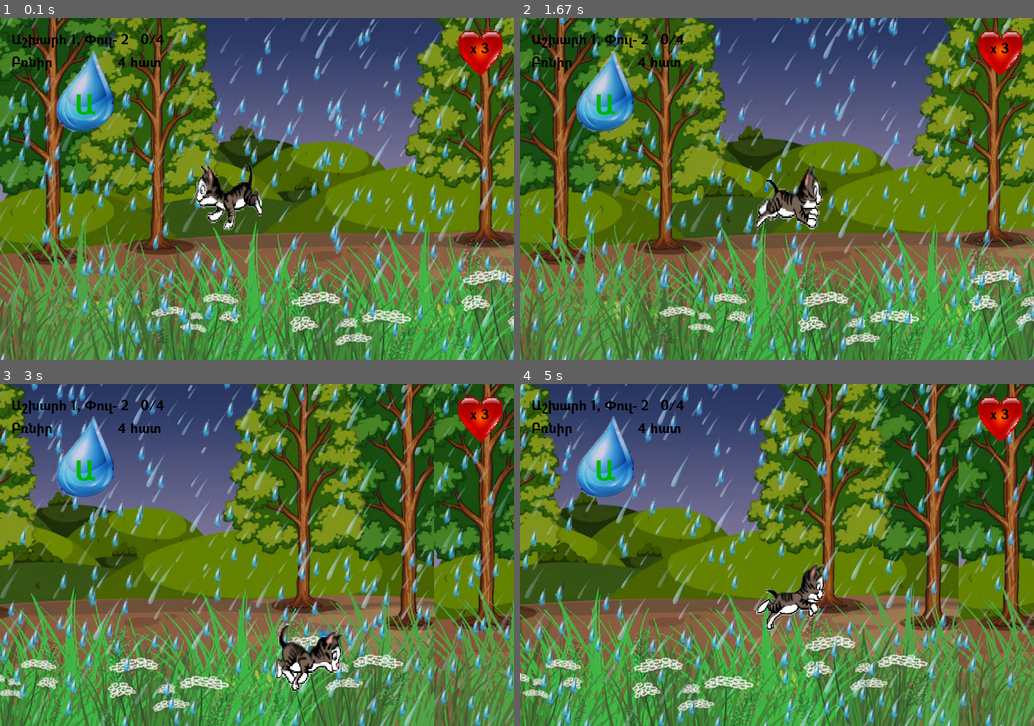
Above: before the commit, frames 1-4 (two rows, left to right).
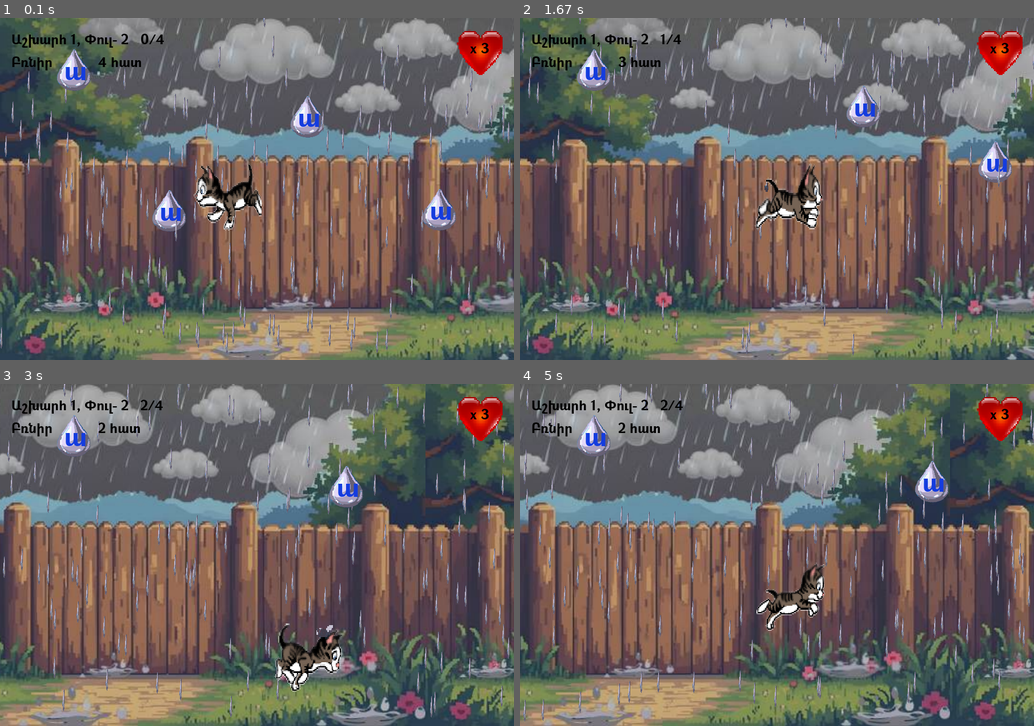
Above: after the commit, the same moments.

Repository: lilitstepanyan19/igra
Game: pygame game, started from igra_pygame/main.py
Two runs of this game, one before a commit and one after it. Both use one fixed random seed, a clock stepped at 60 frames per second and the inputs below.
Inputs (mouse positions are in pixels of both pictures, inside the frame that each line leads up to):
- Up to frame 1 (0.1 s): no input
- Up to frame 2 (1.67 s): click "Բռնիր" at 0.38 s; hold Right 0.67-1.13 s; move the mouse to (941, 178) at 0.7 s; click (828, 264) at 1.22 s; tap Space at 1.5 s
- Up to frame 3 (3 s): click (447, 674) at 1.88 s
- Up to frame 4 (5 s): hold Left 3.23-3.63 s; move the mouse to (591, 544) at 3.27 s; tap Space at 3.3, 3.6, 3.73, 4.03, 4.9 s; hold Right 3.67-4.3 s; move the mouse to (751, 643) at 3.7 s; hold Right from 4.83 s (still down); move the mouse to (910, 609) at 4.87 s

The runs differ from the first frame. In frame 1, 95% of the frame differs, in the area x 0-100%, y 0-100%; in frame 2, 95%; in frame 3, 95%; in frame 4, 95%.

Commit message:
rain continue

Diff:
--- a/igra_pygame/base.py
+++ b/igra_pygame/base.py
@@ -5,7 +5,7 @@
 from camera import Camera
 
 
-WORLD_WIDTH = 10000
+WORLD_WIDTH = 15000
 WORLD_HEIGHT = 600
 
 WIDTH, HEIGHT = 900, 600
@@ -90,7 +90,8 @@
             screen.blit(bg_img, bg_rect)
 
             # текст поверх фона
-            target_surf = self.game.font_good.render(self.target, True, (0, 180, 0))
+            color = getattr(self, "hud_target_color", (0, 180, 0))  # если нет — зелёный
+            target_surf = self.game.font_good.render(self.target, True, color)
             target_rect = target_surf.get_rect(center=bg_rect.center)
             screen.blit(target_surf, target_rect)
             x += bg_rect.width
--- a/igra_pygame/worlds/world_1/world_1_2.py
+++ b/igra_pygame/worlds/world_1/world_1_2.py
@@ -2,7 +2,8 @@
 import pygame
 import random
 from base import WorldBase, WORLD_WIDTH, WORLD_HEIGHT, SCREEN_HEIGHT
-from letter import Letter, LETTER_SPEED  # импортируем класс Letter
+from letter import Letter, LETTER_SPEED
+import letter  # импортируем класс Letter
 
 
 class RainDrop:
@@ -14,8 +15,11 @@
 
     def update(self, world_width, world_height):
         self.y += self.speed
-        self.x -= self.speed * 0.5  # наклон капли справа налево
-        if self.y > world_height or self.x < -50:
+        self.x -= self.speed * 0.4  # наклон капли справа налево
+
+        # нижняя граница немного выше пола (например, 50 пикселей выше)
+        max_y = world_height - 50
+        if self.y > max_y or self.x < -50:
             self.y = random.randint(-200, -50)
             self.x = random.randint(0, world_width)
 
@@ -27,8 +31,9 @@
     def start(self):
         super().start()  # ← создаёт self.cat и self.camera
 
-        self.target = self.armenian_letters[self.world_num - 1]
-        self.letter_count = 7
+        self.target = self.armenian_letters[self.world_num - 1].lower()
+        self.hud_target_color = (20, 60, 222)  # синий цвет для цели
+        self.letter_count = 20
         self.need = 4
         self.score = 0
 
@@ -46,17 +51,15 @@
         self.load_letter_bgs(self.world_num, self.level_num)
 
         # ===== ДОЖДЬ =====
-        drop_img = pygame.image.load(
-            "images/world_1/world_1_2/rain/rain_1.png"
-        ).convert_alpha()
-        drop_img = pygame.transform.scale(drop_img, (12, 35))  # ширина/высота капли
+        drop_img = pygame.image.load("images/world_1/world_1_2/rain/rain_1.png").convert_alpha()
+        drop_img = pygame.transform.scale(drop_img, (4, 60))  # ширина/высота капли
 
         # задний слой
         self.rain_back = [
             RainDrop(
                 random.randint(0, WORLD_WIDTH),
                 random.randint(0, WORLD_HEIGHT),
-                random.uniform(1, 2),
+                random.uniform(2, 3),
                 drop_img,
             )
             for _ in range(1500)
@@ -67,16 +70,16 @@
             RainDrop(
                 random.randint(0, WORLD_WIDTH),
                 random.randint(0, WORLD_HEIGHT),
-                random.uniform(2, 4),
+                random.uniform(4, 5),
                 drop_img,
             )
-            for _ in range(500)
+            for _ in range(1000)
         ]
 
         # ===== ВРЕМЯ ДЛЯ ПОЯВЛЕНИЯ БУКВ =====
         self.start_time = pygame.time.get_ticks()
-        self.spawn_delay_start = 2000  # 2 секунды перед первым появлением
-        self.spawn_delay = 700  # пауза между появлениями
+        self.spawn_delay_start = 20  # 2 секунды перед первым появлением
+        self.spawn_delay = 20  # пауза между появлениями
         self.last_spawn_time = self.start_time
 
     def spawn(self, count):
@@ -90,10 +93,7 @@
             vy = random.choice([-1, 1]) * LETTER_SPEED
             self.letters.append(Letter(self.target, x, y, vx, vy, letter_bg))
 
-        while (
-            sum(1 for l in self.letters if l.char == self.target) < 2
-            and len(self.letters) < count
-        ):
+        while target_count < 2 and len(self.letters) < count:
             char = (
                 self.target
                 if random.random() < 0.6
@@ -104,7 +104,7 @@
             y = random.randint(140, WORLD_HEIGHT - 60)
             vx = random.choice([-1, 1]) * LETTER_SPEED
             vy = random.choice([-1, 1]) * LETTER_SPEED
-            self.letters.append(Letter(char, x, y, vx, vy, letter_bg))
+            self.letters.append(Letter(char.lower(), x, y, vx, vy, letter_bg))
 
     def update(self):
         super().update()
@@ -147,13 +147,25 @@
 
         # буквы
         for letter in self.letters:
-            letter.draw(
-                screen,
-                self.game.font_good,
-                self.game.font_bad,
-                self.camera.camera_x,
-                self.target,
-            )
+            x = letter.x - self.camera.camera_x
+            y = letter.y
+
+            # фон под буквой
+            if letter.bg_img:
+                rect = letter.bg_img.get_rect(center=(x, y))
+                screen.blit(letter.bg_img, rect)
+
+            # другие цвета ТОЛЬКО для этого мира
+            if letter.char == self.target:
+                color = self.hud_target_color
+                font = self.game.font_good
+            else:
+                color = (41, 42, 74)  # тёмно-синий
+                font = self.game.font_bad
+
+            text = font.render(letter.char, True, color)
+            text_rect = text.get_rect(center=(x, y))
+            screen.blit(text, text_rect)
 
         # дождь спереди
         for drop in self.rain_front:
Binary file changed: igra_pygame/images/world_1/world_1_2/bg_img/bg_1.jpg
Binary file changed: igra_pygame/images/world_1/world_1_2/letter_bg/letter_bg_1.png
Binary file changed: igra_pygame/images/world_1/world_1_2/person/cat_rain_2_left.png
Binary file changed: igra_pygame/images/world_1/world_1_2/person/cat_rain_2_right.png
Binary file changed: igra_pygame/images/world_1/world_1_2/person/cat_rain_3_left.png
Binary file changed: igra_pygame/images/world_1/world_1_2/person/cat_rain_3_right.png
Binary file changed: igra_pygame/images/world_1/world_1_2/person/cat_rain_7_left.png
Binary file changed: igra_pygame/images/world_1/world_1_2/person/cat_rain_7_right.png
Binary file changed: igra_pygame/images/world_1/world_1_2/rain/rain_1.png
Binary file removed: igra_pygame/images/world_1/world_1_2/rain/rain_2.png
